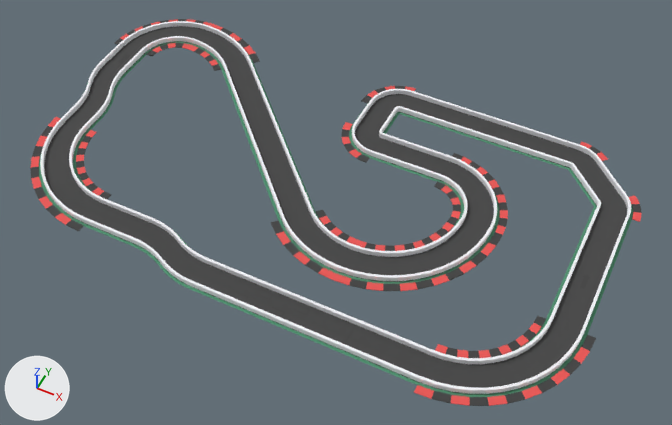
Before and after pictures for a commit that changed the COLLADA model meshes/track.dae.
The view is the same before and after, from a 50 mm camera at (13.3, -22.6, 36.1) aimed at (-1.6, 7.1, -1.1). Lighting does not change. The marker at lower left points along +X, +Y and +Z. The first picture is the older version.

The scene before the commit, as lines of its bpy script (objects in view):
```python
ob_node0 = bpy.data.objects.new('node0', me_id9_021)
ob_node0.location = (0.0, 0.0, 0.0)
ob_node1 = bpy.data.objects.new('node1', me_id9_021_002)
ob_node1.location = (0.0, 0.0, 0.0)
ob_node2 = bpy.data.objects.new('node2', me_id9_021_003)
ob_node2.location = (0.0, 0.0, 0.0)
ob_node3 = bpy.data.objects.new('node3', me_id9_056)
ob_node3.location = (0.0, 0.0, 0.0)
ob_node4 = bpy.data.objects.new('node4', me_id9_021_001)
ob_node4.location = (0.0, 0.0, 0.0)
```
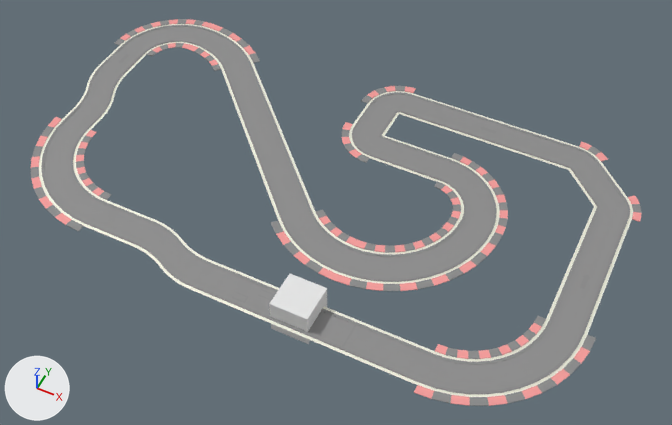
Commit message: Eliminacion de paredes y cambio de color a blanco los bordes del circuito

The change, as JSON lines over the scene's bpy script:
```json
{"op": "set", "path": "mat_id9_021.base_color", "old": "(0.0742, 0.275, 0.156)", "new": "(1.0, 1.0, 0.871)", "note": "green #4d8f6e -> white #fffff0"}
{"op": "set", "path": "mat_id9_023.base_color", "old": "(0.0578, 0.0578, 0.0578)", "new": "(0.267, 0.267, 0.267)", "note": "dark grey #444444 -> grey #8d8d8d"}
{"op": "set", "path": "mat_id9_024.base_color", "old": "(0.807, 0.0908, 0.0865)", "new": "(0.91, 0.333, 0.325)", "note": "red #e85553 -> pink #f59c9a"}
{"op": "set", "path": "mat_id9_022.base_color", "old": "(0.0513, 0.0513, 0.0513)", "new": "(0.251, 0.251, 0.251)", "note": "dark grey #404040 -> grey #898989"}
{"op": "add", "block": "mat_material", "code": ["mat_material = principled_material('Material')", "mat_material.base_color = (0.8, 0.8, 0.8)  # white #e7e7e7"]}
{"op": "add", "block": "me_cube", "code": ["me_cube = bpy.data.meshes.new('Cube')", "me_cube.from_pydata(...)  # a box spanning x -1.0..1.0, y -1.0..1.0, z -1.0..1.0", "me_cube.materials.append(mat_material)  # white #e7e7e7"]}
{"op": "remove", "block": "ob_node3", "code": ["ob_node3 = bpy.data.objects.new('node3', me_id9_056)", "ob_node3.location = (0.0, 0.0, 0.0)"]}
{"op": "add", "block": "ob_cube", "code": ["ob_cube = bpy.data.objects.new('Cube', me_cube)", "ob_cube.location = (0.0, 0.0, 0.0)"]}
```

Location of each change, [x1, y1, x2, y2] in pixels of the pictures (672 x 425 px):
```json
{"object": "node1", "change": "recoloured", "before": [44, 26, 627, 388], "after": [44, 26, 627, 388], "on screen": "dark grey to grey"}
{"object": "node3", "change": "deleted", "before": [40, 21, 631, 394]}
{"object": "node4", "change": "recoloured", "before": [30, 19, 642, 406], "after": [30, 19, 642, 406]}
{"object": "node0", "change": "recoloured", "before": [39, 42, 633, 397], "after": [39, 42, 633, 397]}
{"object": "node2", "change": "recoloured", "before": [30, 19, 642, 406], "after": [30, 19, 642, 406]}
{"object": "Cube", "change": "added", "after": [269, 274, 327, 344]}
```
